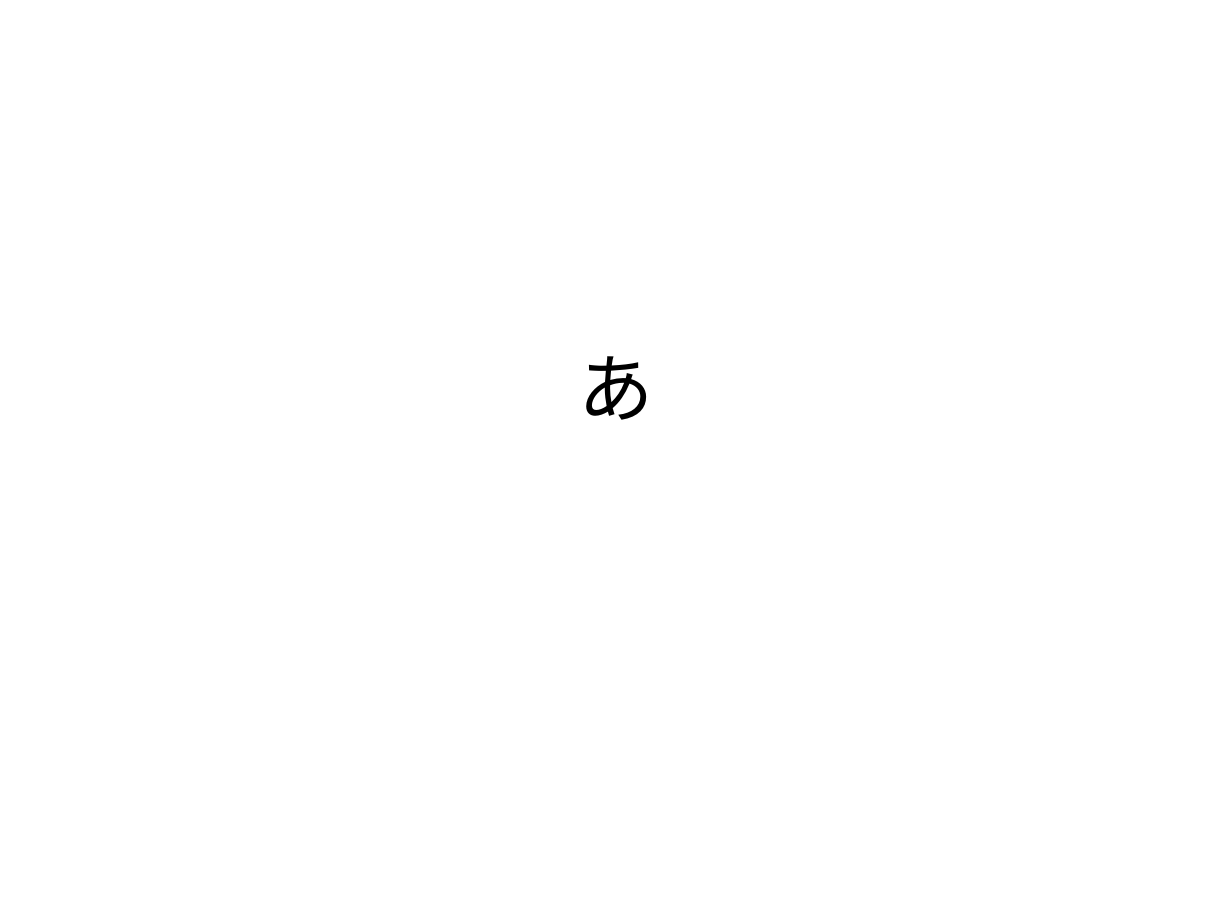
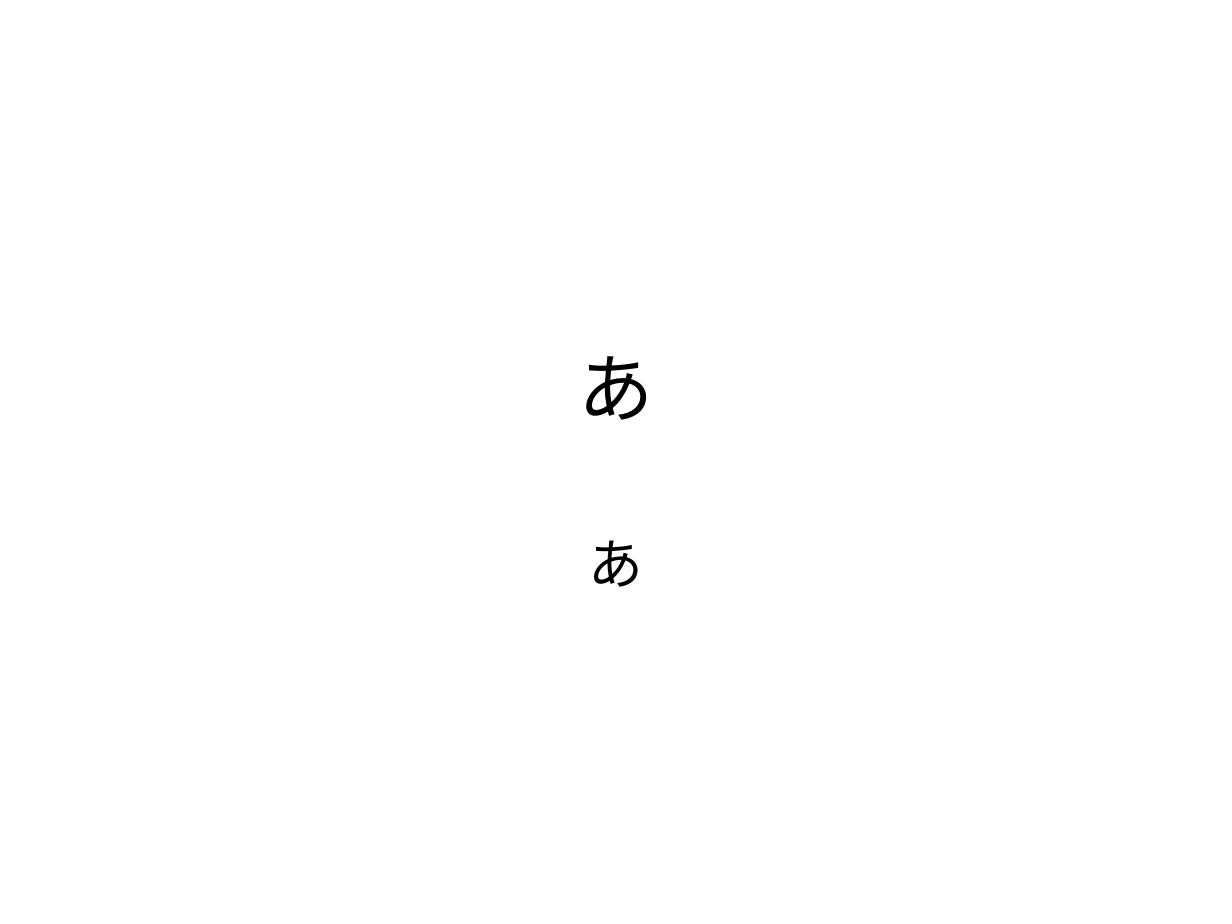
Before and after one commit to tanbozensen/-st, a slide deck: slide 1 of tes.ppt. Drawn at 1232x924 pixels with LibreOffice and Linux fonts; fonts in the diff are those of the drawing. Boxes give left, top, right and bottom in pixels: in the first picture for what was removed or moved away, otherwise in the second. Text is boxed around its words. In the diff, an @@ line names an element or a change of style, - is before the commit and + after.

```diff
--- a/tes.ppt
+++ b/tes.ppt
@@ subtitle added at [589,540,644,587], 32 pt, text #000000 @@
+あ
```
Also in this commit, not shown: 2 other files.
